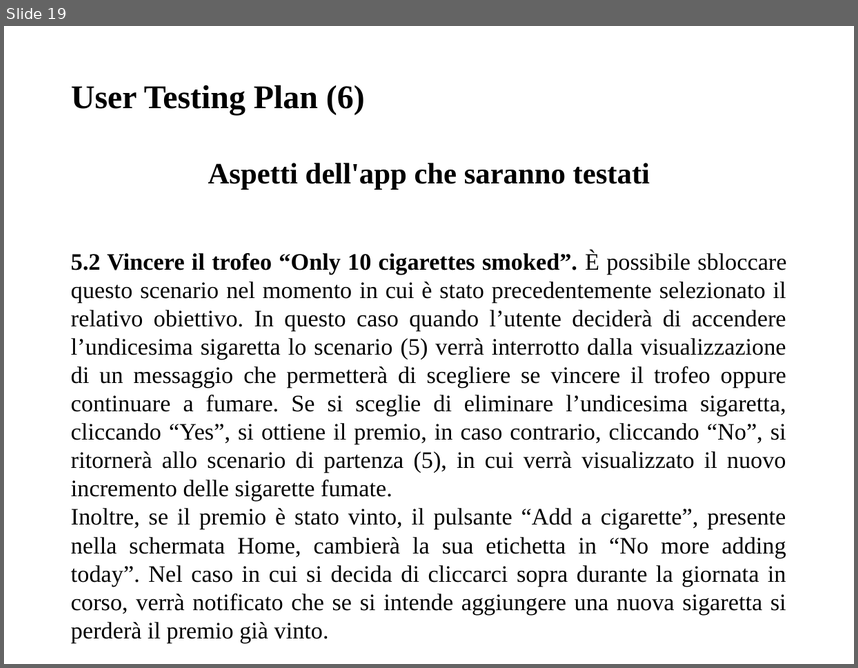
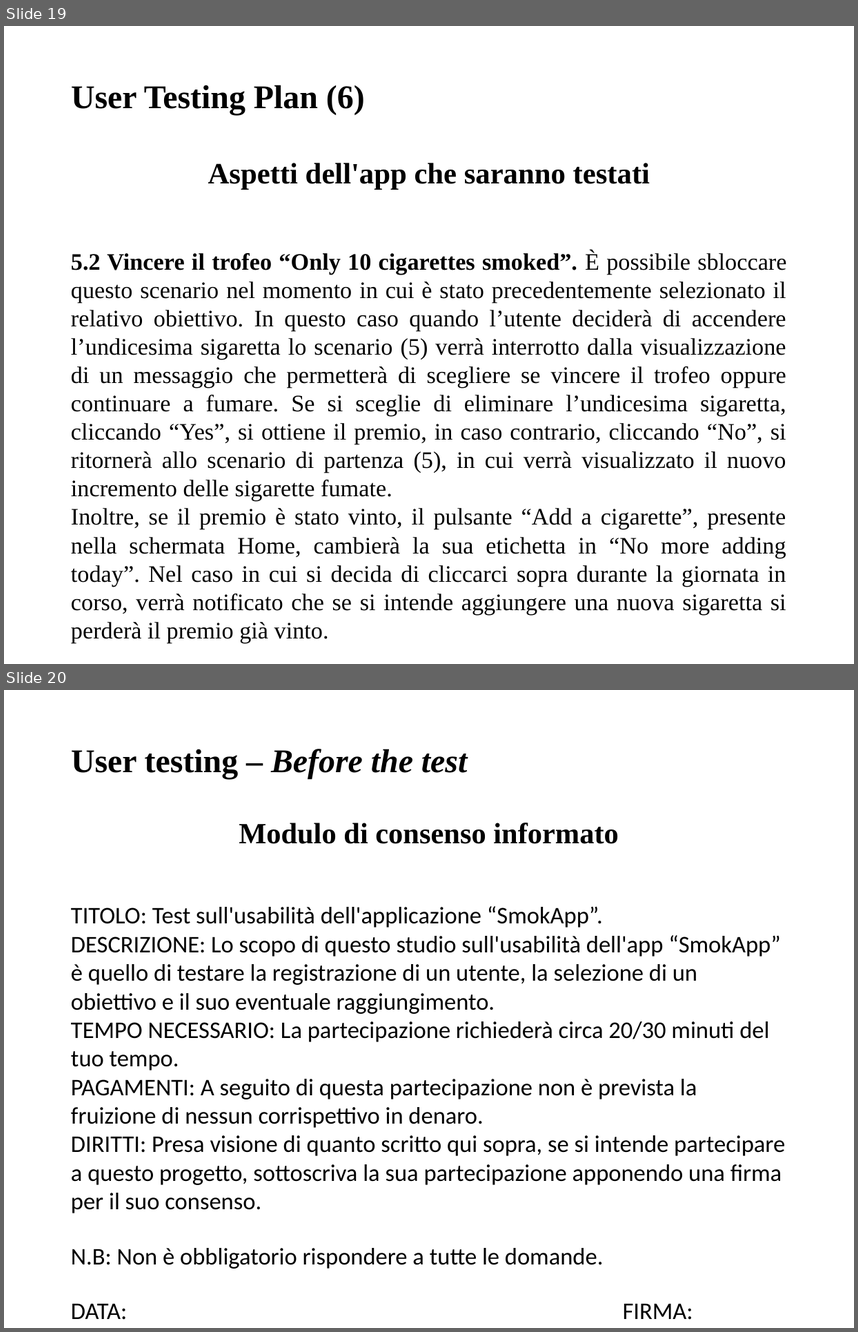
Before and after one commit to giusmastro91/Cognitive-systems, a slide deck: Prova_6/Leone_Mastrosimone_PresentazioneProgetto.pptx. Shown one above the other, each under a label of ours: slide 19 before the commit, slides 19 and 20 after it. The pictures are 858x668 and 858x1332 pixels, drawn with LibreOffice and Linux fonts; fonts in the diff are those of the drawing. Boxes give left, top, right and bottom in pixels: in the first picture for what was removed or moved away, otherwise in the second. Text is boxed around its words. In the diff, an @@ line names an element or a change of style, - is before the commit and + after.

Commit message:
mod pptx

```diff
--- a/Prova_6/Leone_Mastrosimone_PresentazioneProgetto.pptx
+++ b/Prova_6/Leone_Mastrosimone_PresentazioneProgetto.pptx
@@ slide 20 added at [4,690,854,1328], background #FFFFFF @@
@@ title added at [71,749,467,779], 28 pt, text #000000, bold, italic @@
+User testing – Before the test
@@ text added at [71,822,785,1268], 20.1 pt, text #000000 @@
+Modulo di consenso informato
+TITOLO: Test sull'usabilità dell'applicazione “SmokApp”.
+DESCRIZIONE: Lo scopo di questo studio sull'usabilità dell'app “SmokApp” è quello di testare la registrazione di un utente, la selezione di un obiettivo e il suo eventuale raggiungimento.
+TEMPO NECESSARIO: La partecipazione richiederà circa 20/30 minuti del tuo tempo.
+PAGAMENTI: A seguito di questa partecipazione non è prevista la fruizione di nessun corrispettivo in denaro.
+DIRITTI: Presa visione di quanto scritto qui sopra, se si intende partecipare a questo progetto, sottoscriva la sua partecipazione apponendo una firma per il suo consenso.
+N.B: Non è obbligatorio rispondere a tutte le domande.
+DATA: FIRMA:
+………….…............................... ….....................................................
```
Also in this commit, not shown: 19 other slides added.
